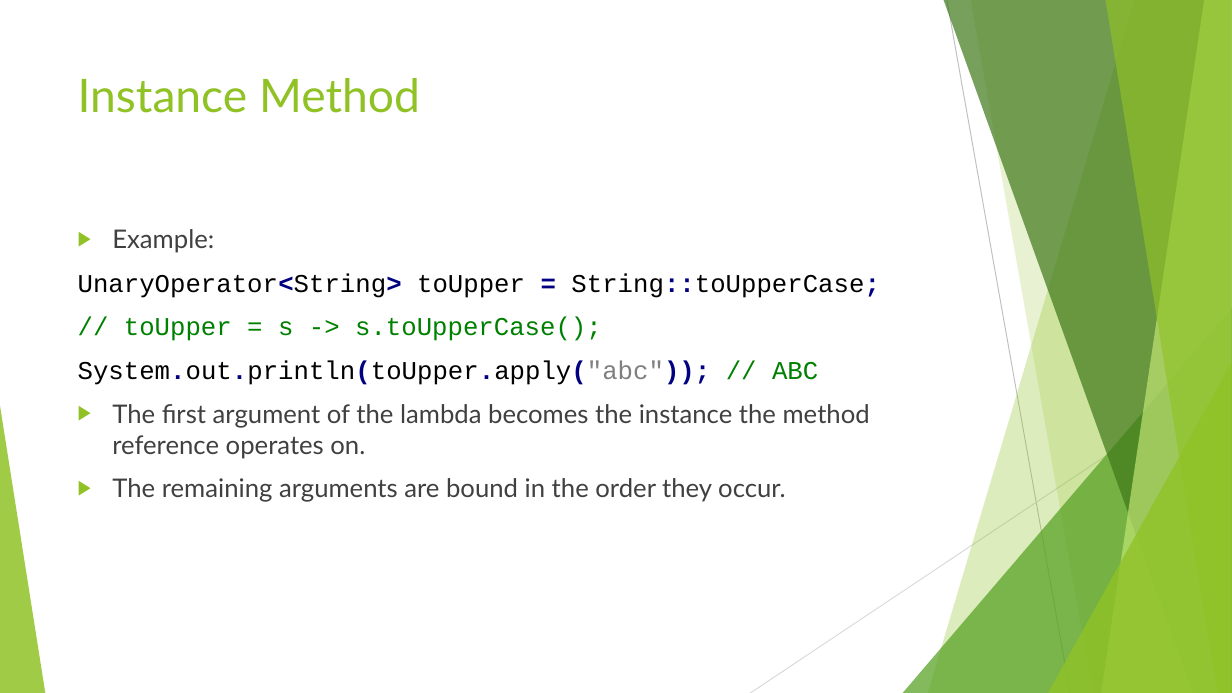
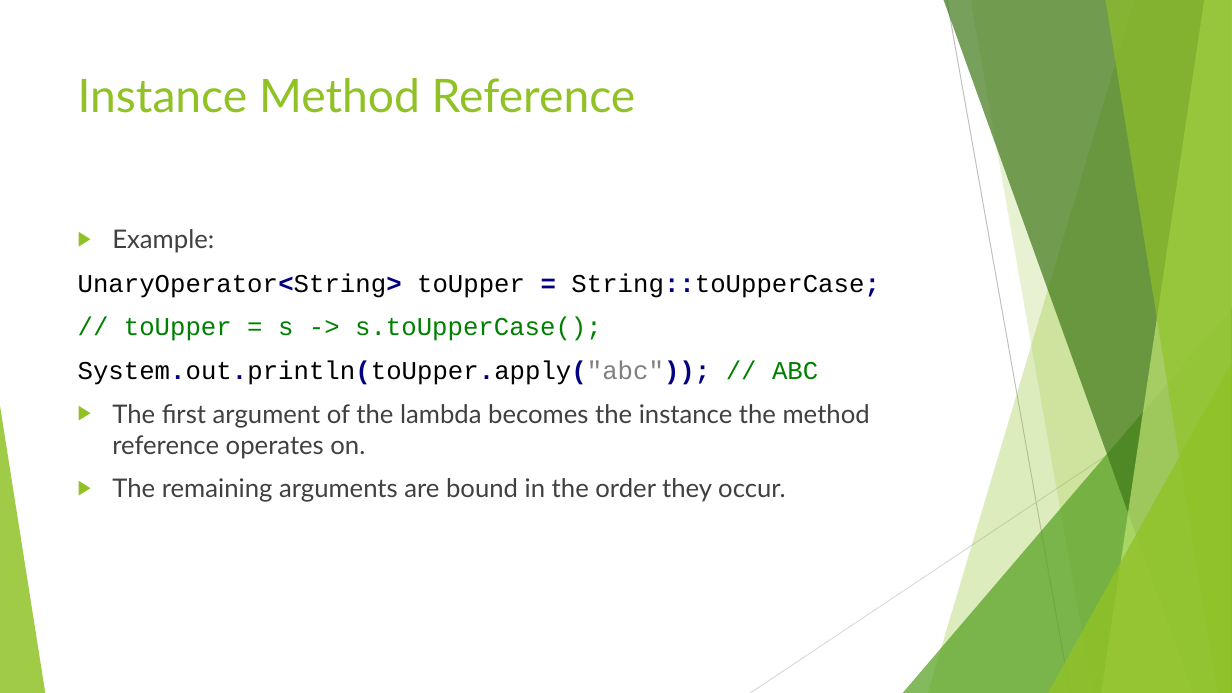
Before and after one commit to RichardRoda/2017-CodePaLOUsa-Lambda, a slide deck: slide 22 of Learning to Love the Lambda in the Stream.pptx (slide 21 before the commit). Drawn at 1232x693 pixels with LibreOffice and Linux fonts; fonts in the diff are those of the drawing. Boxes give left, top, right and bottom in pixels: in the first picture for what was removed or moved away, otherwise in the second. Text is boxed around its words. In the diff, an @@ line names an element or a change of style, - is before the commit and + after.

```diff
--- a/Learning to Love the Lambda in the Stream.pptx
+++ b/Learning to Love the Lambda in the Stream.pptx
@@ title at [78, 78, 636, 113]: text changed @@
-Instance Method
+Instance Method Reference
```
Also in this commit, not shown: 2 other slides changed, 3 slides added, 3 other files.
